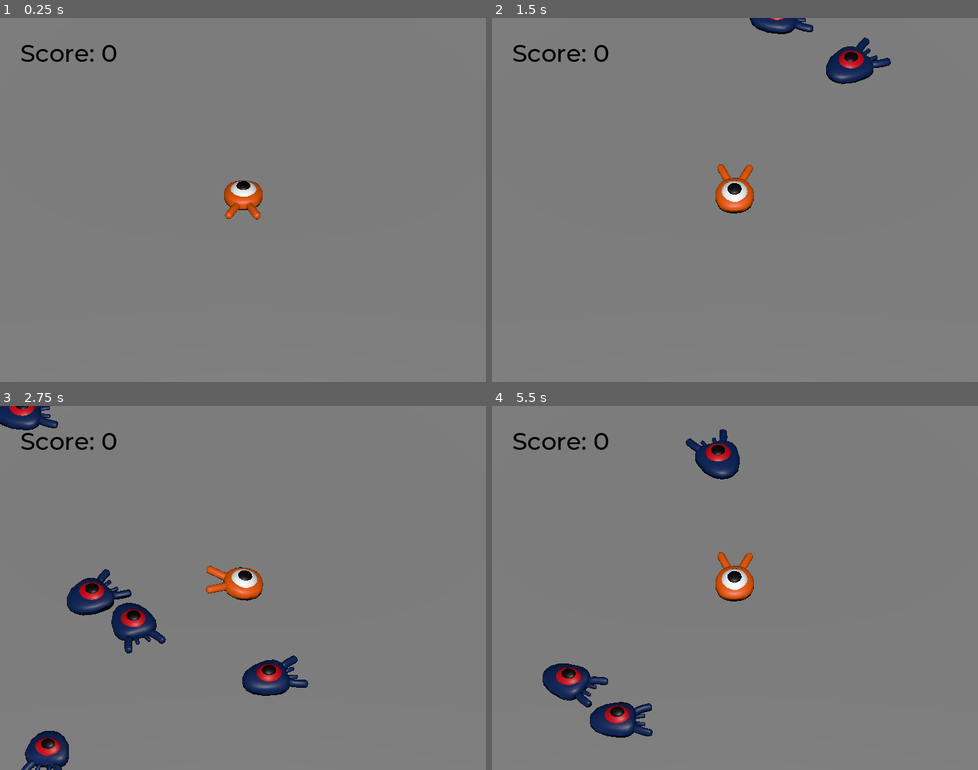
Above: before the commit, frames 1-4 (two rows, left to right).
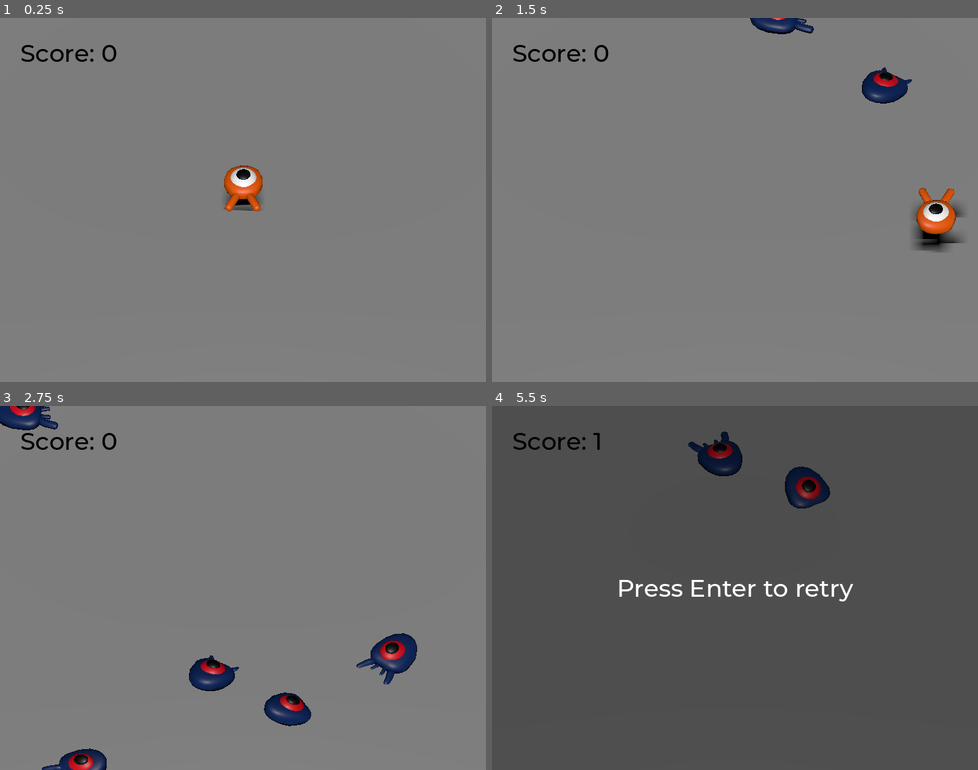
Above: after the commit, the same moments.

Repository: MovaUA/godot-squash-the-creep-3d
Game: Godot game, scene res://main.tscn
Two runs of this game, one before a commit and one after it. Both use one fixed random seed, a clock stepped at 60 frames per second and the inputs below.
Inputs:
- Up to frame 1 (0.25 s): no input
- Up to frame 2 (1.5 s): tap Enter (ui_accept) at 0.5 s; hold Right (move_right) 0.53-1.28 s; tap Space (jump) at 0.77 s; hold Down (move_back) from 1.28 s (still down)
- Up to frame 3 (2.75 s): tap Space (jump) at 1.52 s; release Down (move_back) at 2.03 s; hold Right (move_right) from 2.03 s (still down)
- Up to frame 4 (5.5 s): release Right (move_right) at 2.78 s; hold Up (move_forward) 2.78-3.53 s; tap Space (jump) at 3.02, 3.77, 4.52 s; hold Left (move_left) 3.53-5.03 s; hold Down (move_back) from 5.03 s (still down)

The runs differ from the first frame. In frame 1, 0.9% of the frame differs, in the area x 46-55%, y 40-56%; in frame 2, 3.6%; in frame 3, 7.0%; in frame 4, 100%, in the area x 0-100%, y 0-100%.
Error before the commit: Invalid assignment of property or key 'speed_scale' with value of type 'int' on a base object of type 'null instance'. (res://player.gd:41)

Commit message:
player: re-configure AnimationPlayer

Diff:
--- a/player.tscn
+++ b/player.tscn
@@ -9,6 +9,40 @@
 [sub_resource type="CylinderShape3D" id="CylinderShape3D_wp3r0"]
 height = 0.2
 radius = 1.2
+
+[sub_resource type="Animation" id="Animation_swque"]
+resource_name = "float"
+length = 1.2
+loop_mode = 1
+tracks/0/type = "value"
+tracks/0/imported = false
+tracks/0/enabled = true
+tracks/0/path = NodePath("Pivot/Character:position")
+tracks/0/interp = 1
+tracks/0/loop_wrap = true
+tracks/0/keys = {
+"times": PackedFloat32Array(0.3, 0.7, 1.2),
+"transitions": PackedFloat32Array(0.42, 2.07, 1),
+"update": 0,
+"values": [Vector3(2.08165e-12, 0.35, 2.08165e-12), Vector3(2.08165e-12, 0.65, 2.08165e-12), Vector3(2.08165e-12, 0.35, 2.08165e-12)]
+}
+tracks/1/type = "value"
+tracks/1/imported = false
+tracks/1/enabled = true
+tracks/1/path = NodePath("Pivot/Character:rotation")
+tracks/1/interp = 1
+tracks/1/loop_wrap = true
+tracks/1/keys = {
+"times": PackedFloat32Array(0.1, 0.5, 1.2),
+"transitions": PackedFloat32Array(0.42, 0.44, 1),
+"update": 0,
+"values": [Vector3(-0.15708, 3.48786e-16, 3.48787e-16), Vector3(0.139626, 3.48787e-16, 3.48787e-16), Vector3(-0.15708, 3.48787e-16, 3.48787e-16)]
+}
+
+[sub_resource type="AnimationLibrary" id="AnimationLibrary_gubq5"]
+_data = {
+"float": SubResource("Animation_swque")
+}
 
 [node name="Player" type="CharacterBody3D"]
 collision_mask = 6
@@ -32,4 +66,10 @@
 transform = Transform3D(1, 0, 0, 0, 1, 0, 0, 0, 1, 2.08165e-12, 0.1, 2.08165e-12)
 shape = SubResource("CylinderShape3D_wp3r0")
 
+[node name="AnimationPlayer" type="AnimationPlayer" parent="."]
+libraries = {
+"": SubResource("AnimationLibrary_gubq5")
+}
+autoplay = "float"
+
 [connection signal="body_entered" from="MobDetector" to="." method="_on_mob_detector_body_entered"]
Not shown: 1 places in player.tscn that only renumber resources
